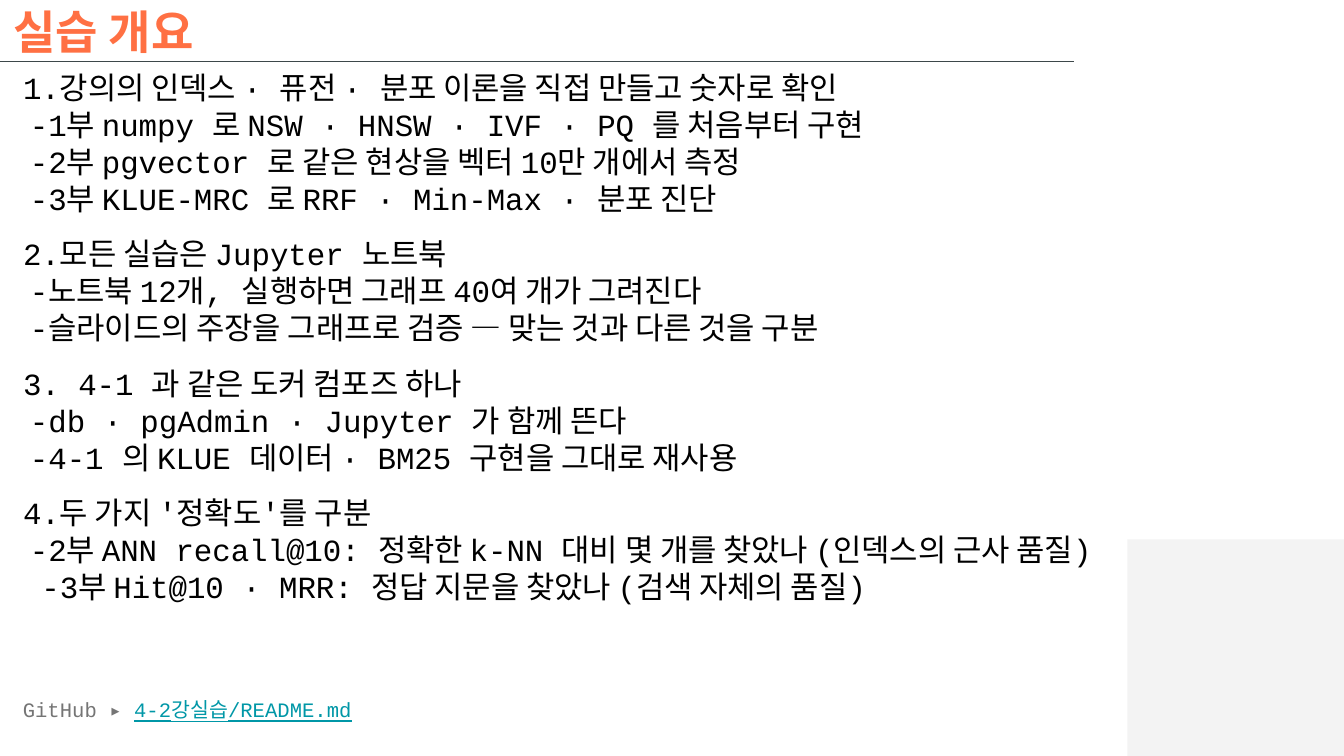
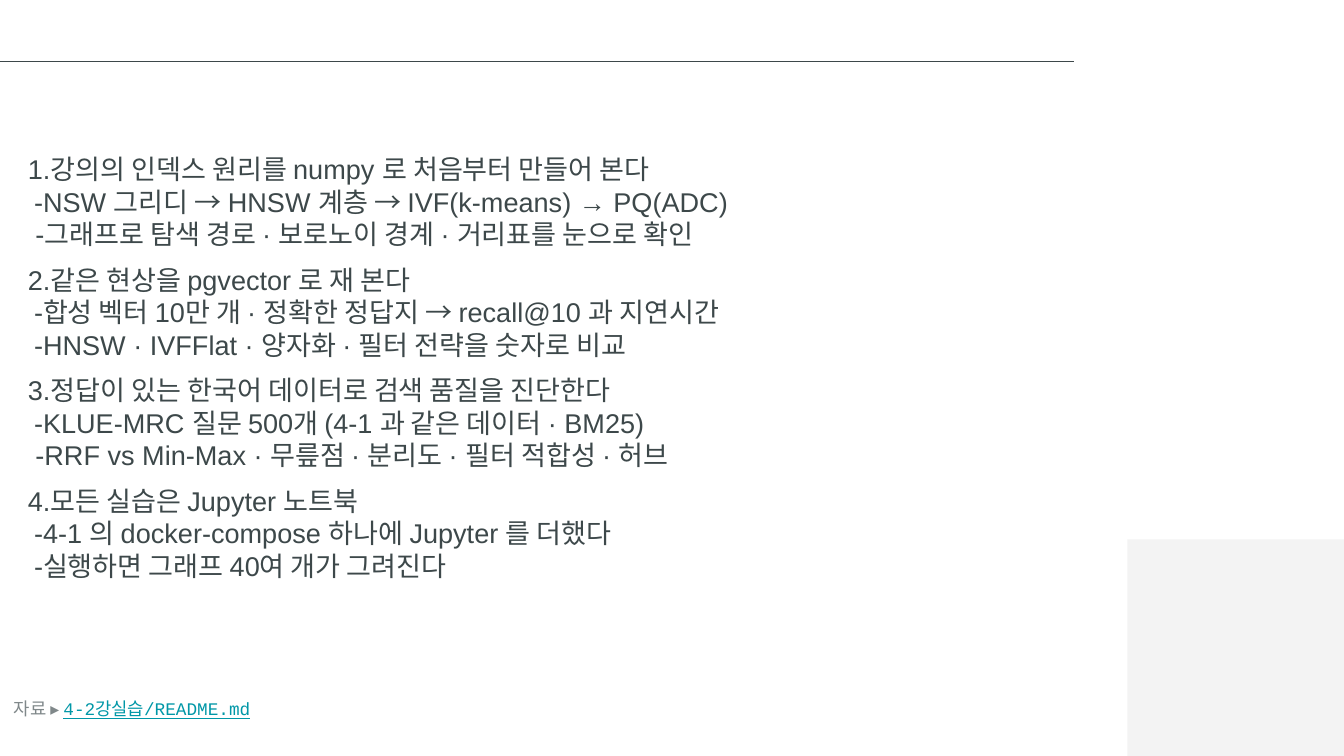
Before and after one commit to hikaMaeng/-ai-, a slide deck: slide 3 of 4-2강실습/slides/4-2강실습_벡터디비.pptx. Drawn at 1344x756 pixels with LibreOffice and Linux fonts; fonts in the diff are those of the drawing; background and template pictures are left out. Boxes give left, top, right and bottom in pixels: in the first picture for what was removed or moved away, otherwise in the second. Text is boxed around its words. In the diff, an @@ line names an element or a change of style, - is before the commit and + after.

```diff
--- a/4-2강실습/slides/4-2강실습_벡터디비.pptx
+++ b/4-2강실습/slides/4-2강실습_벡터디비.pptx
@@ title removed at (x1=13, y1=10, x2=194, y2=53) @@
-실습 개요
@@ text removed at (x1=23, y1=73, x2=1092, y2=605) @@
-1.강의의 인덱스 · 퓨전 · 분포 이론을 직접 만들고 숫자로 확인
--1부 numpy 로 NSW · HNSW · IVF · PQ 를 처음부터 구현
--2부 pgvector 로 같은 현상을 벡터 10만 개에서 측정
--3부 KLUE-MRC 로 RRF · Min-Max · 분포 진단
-2.모든 실습은 Jupyter 노트북
--노트북 12개, 실행하면 그래프 40여 개가 그려진다
--슬라이드의 주장을 그래프로 검증 — 맞는 것과 다른 것을 구분
-3. 4-1 과 같은 도커 컴포즈 하나
--db · pgAdmin · Jupyter 가 함께 뜬다
--4-1 의 KLUE 데이터 · BM25 구현을 그대로 재사용
-4.두 가지 '정확도'를 구분
--2부 ANN recall@10: 정확한 k-NN 대비 몇 개를 찾았나 (인덱스의 근사 품질)
--3부 Hit@10 · MRR: 정답 지문을 찾았나 (검색 자체의 품질)
@@ text added at (x1=28, y1=156, x2=727, y2=578), 14.5 pt, text #3D484A @@
+1.강의의 인덱스 원리를 numpy 로 처음부터 만들어 본다
+-NSW 그리디 → HNSW 계층 → IVF(k-means) → PQ(ADC)
+-그래프로 탐색 경로 · 보로노이 경계 · 거리표를 눈으로 확인
+2.같은 현상을 pgvector 로 재 본다
+-합성 벡터 10만 개 · 정확한 정답지 → recall@10 과 지연시간
+-HNSW · IVFFlat · 양자화 · 필터 전략을 숫자로 비교
+3.정답이 있는 한국어 데이터로 검색 품질을 진단한다
+-KLUE-MRC 질문 500개 (4-1 과 같은 데이터 · BM25)
+-RRF vs Min-Max · 무릎점 · 분리도 · 필터 적합성 · 허브
+4.모든 실습은 Jupyter 노트북
+-4-1 의 docker-compose 하나에 Jupyter 를 더했다
+-실행하면 그래프 40여 개가 그려진다
@@ text at (x1=14, y1=700, x2=250, y2=719): text changed; size 11 to 9.5 pt @@
-GitHub ▸ 4-2강실습/README.md
+자료 ▸ 4-2강실습/README.md
```
Also in this commit, not shown: 22 other slides changed, 36 slides added, 11 slides removed, 3 other files.
